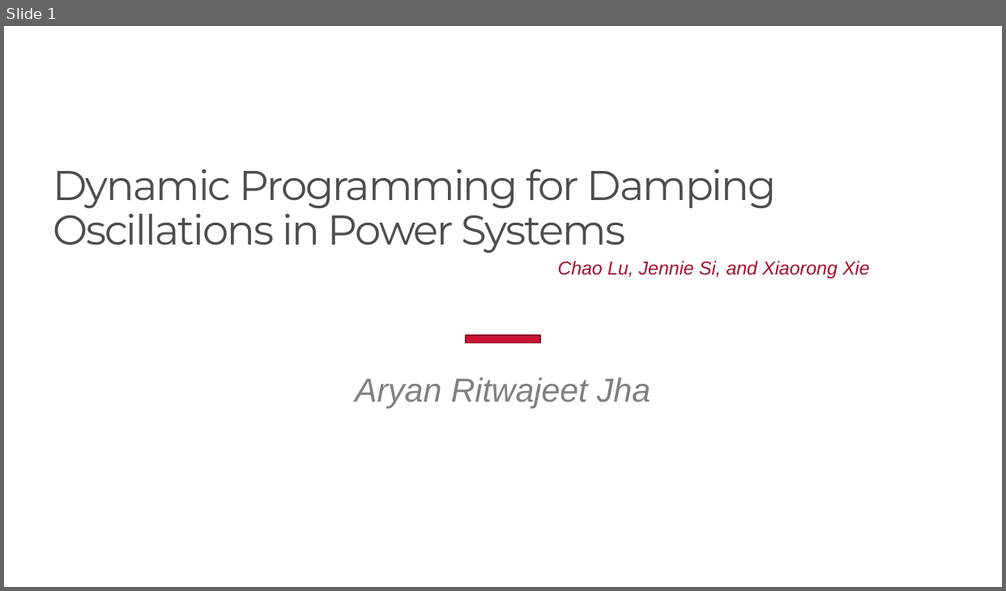
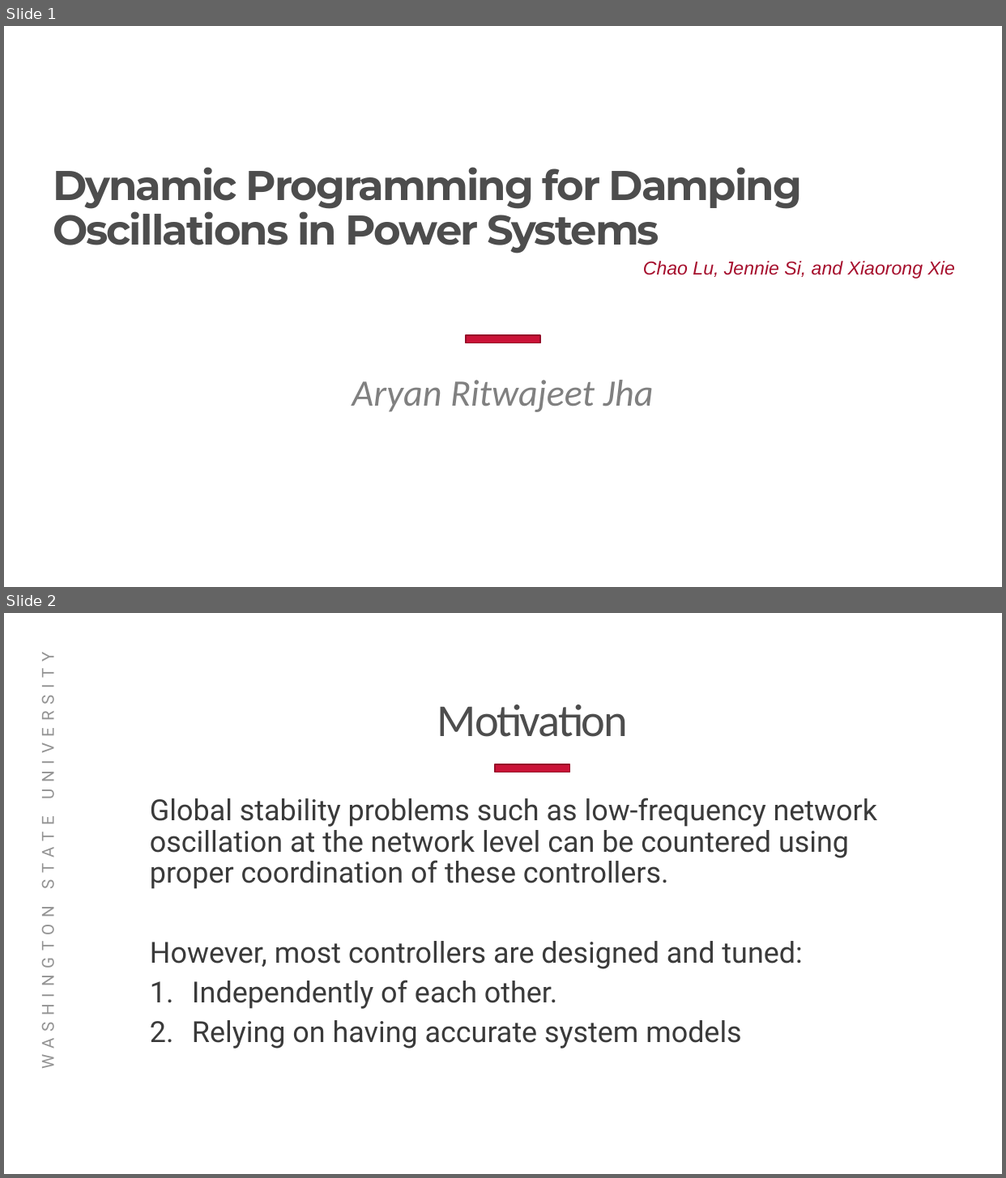
Before and after one commit to Realife-Brahmin/structured_courses, a slide deck: ee523/evaluation/p/ee523_project_presentation_aryan_ritwajeet_jha.pptx. Shown one above the other, each under a label of ours: slide 1 before the commit, slides 1 and 2 after it. The pictures are 1006x591 and 1006x1178 pixels, drawn with LibreOffice and Linux fonts; fonts in the diff are those of the drawing; background and template pictures are left out. Boxes give left, top, right and bottom in pixels: in the first picture for what was removed or moved away, otherwise in the second. Text is boxed around its words. In the diff, an @@ line names an element or a change of style, - is before the commit and + after.

```diff
--- a/ee523/evaluation/p/ee523_project_presentation_aryan_ritwajeet_jha.pptx
+++ b/ee523/evaluation/p/ee523_project_presentation_aryan_ritwajeet_jha.pptx
@@ slide 2 added at bbox=[4, 613, 1002, 1174], background #FFFFFF @@
@@ text added at bbox=[36, 668, 58, 1065], 16 pt, text #949494 @@
+WASHINGTON STATE UNIVERSITY
@@ title added at bbox=[437, 705, 628, 737], 44 pt, text #4D4D4D @@
+Motivation
@@ rectangle added at bbox=[495, 765, 570, 773], fill #CA1237, outline #950D29 1.35 pt @@
@@ text added at bbox=[150, 798, 877, 1049], 28 pt, text #3A3A3A @@
+Global stability problems such as low-frequency network oscillation at the network level can be countered using proper coordination of these controllers.
+However, most controllers are designed and tuned:
+1. Independently of each other.
+2. Relying on having accurate system models
@@ slide 1 changed as well @@
@@ title "Dynamic Programming for Damping Oscillations ..." at bbox=[53, 167, 803, 254]: bold on @@
@@ text "Chao Lu, Jennie Si, and ...": place and size @@
-text "Chao Lu, Jennie Si, and ..." at bbox=[558, 261, 869, 279]
+text "Chao Lu, Jennie Si, and ..." at bbox=[643, 261, 955, 279]
@@ subtitle "Aryan Ritwajeet Jha" at bbox=[352, 380, 654, 412]: size 32 to 36 pt, font Arial to Calibri @@
```
Also in this commit, not shown: 1 other slide added, 8 slides removed, 1 other file.
